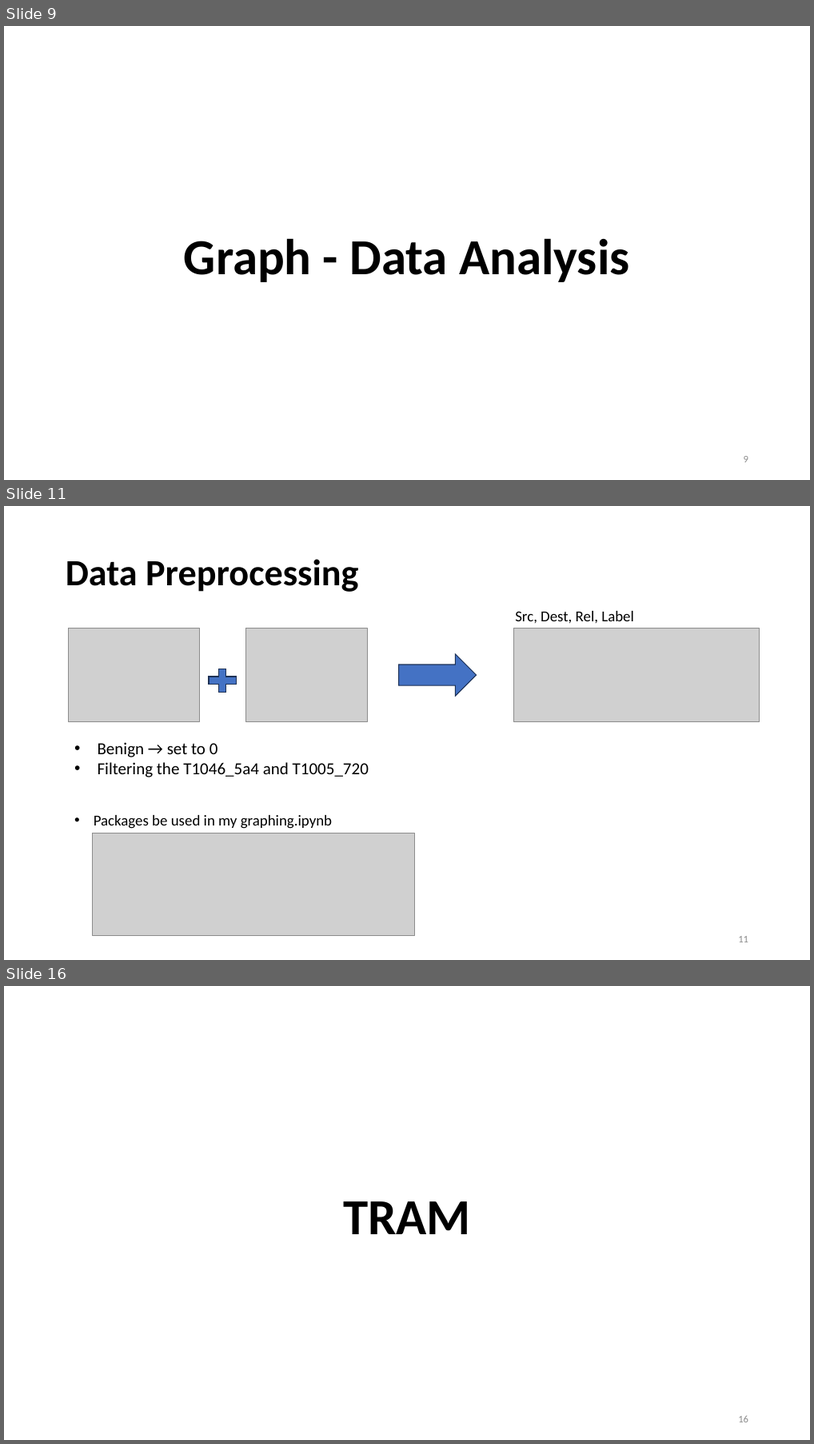
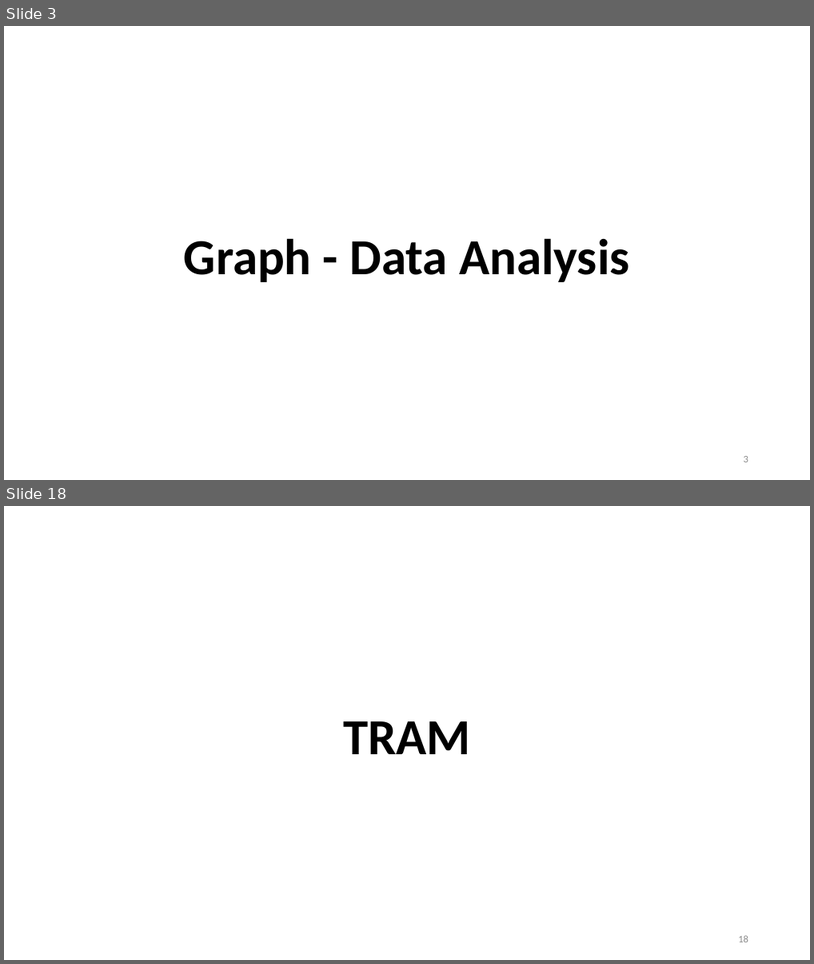
Before and after one commit to Bai1026/Intern-IIS, a slide deck: Meeting/Presentation_0802.pptx. Shown one above the other, each under a label of ours: slides 9, 11 and 16 before the commit, slides 3 and 18 after it; the slides between them are not shown. The pictures are 814x1444 and 814x964 pixels, drawn with LibreOffice and Linux fonts; fonts in the diff are those of the drawing; grey boxes stand for pictures. Boxes give left, top, right and bottom in pixels: in the first picture for what was removed or moved away, otherwise in the second. Text is boxed around its words. In the diff, an @@ line names an element or a change of style, - is before the commit and + after.

```diff
--- a/Meeting/Presentation_0802.pptx
+++ b/Meeting/Presentation_0802.pptx
@@ slide 11 removed at [4, 506, 810, 960], background #FFFFFF @@
@@ title removed at [66, 559, 358, 592] @@
-Data Preprocessing
@@ text removed at [515, 611, 634, 624] @@
-Src, Dest, Rel, Label
@@ picture removed at [69, 628, 199, 722] @@
@@ picture removed at [246, 628, 367, 722] @@
@@ picture removed at [514, 628, 759, 722] @@
@@ plus sign removed at [204, 664, 241, 696] @@
@@ right arrow removed at [399, 654, 477, 696] @@
@@ text removed at [98, 742, 369, 777] @@
-• Benign → set to 0
-• Filtering the T1046_5a4 and T1005_720
@@ text removed at [94, 815, 332, 828] @@
-• Packages be used in my graphing.ipynb
@@ picture removed at [93, 832, 415, 936] @@
@@ page number removed at [738, 936, 749, 942] @@
-11
@@ what was slide 9 is now slide 3 @@
@@ page number at [744, 456, 749, 462]: text changed @@
-9
+3
@@ what was slide 16 is now slide 18 @@
```
Also in this commit, not shown: 7 slides changed, 12 slides added, 8 other slides removed, 47 other files.
